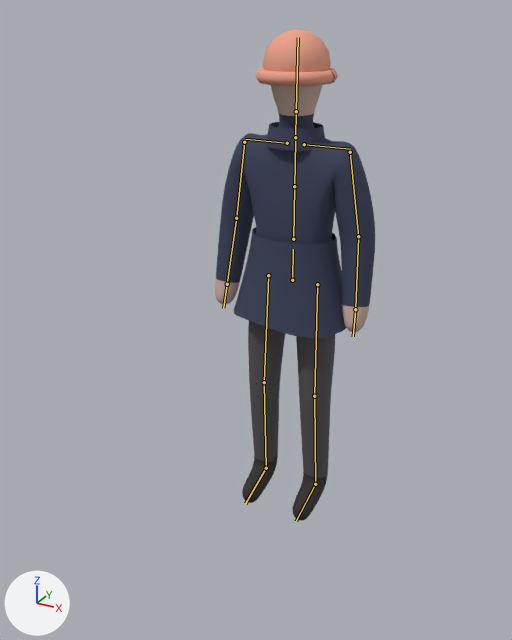
Renders of the FBX model export/fbx/keeper.fbx from each side of a commit.
Rendered twice from a 50 mm lens placed at (1.01, -2.11, 1.8), pointed at (-0.03, -0.2, 0.85). Every picture has the same lights, and +X, +Y and +Z are marked at lower left. The older version comes first. The bones that change, and the others that lie on the model, are drawn over the model as lines.

In view in the first picture: 'Keeper'.
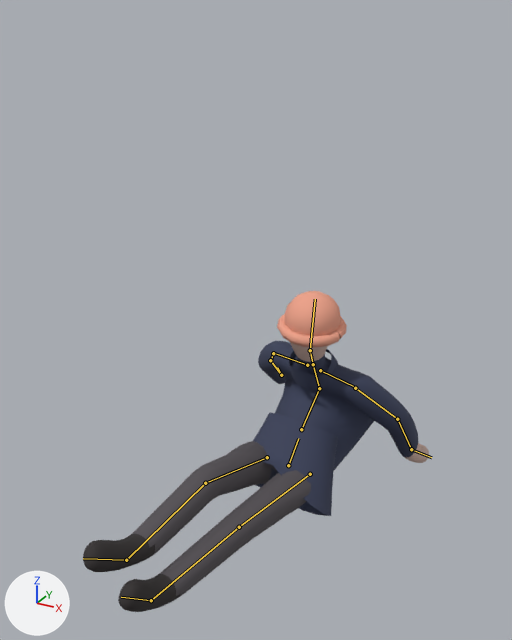
The newer file adds an action. The first version stands in its rest pose; the second is drawn at frame 1 of the action 'viggle_sitlook'.

Location of each change, (x1, y1, x2, y2) in pixels of the pictures (512 x 640 px):
'Keeper', posed (116% wider, 35% shorter)
    before: (215, 29, 375, 521)
    after: (83, 291, 429, 612)
bone 'hips', root to tip
    before: (292, 280) to (293, 249)
    after: (288, 465) to (298, 438)
bone 'spine', root to tip
    before: (293, 239) to (294, 186)
    after: (301, 429) to (319, 388)
bone 'chest', root to tip
    before: (294, 186) to (295, 141)
    after: (319, 388) to (313, 366)
bone 'neck', root to tip
    before: (295, 137) to (296, 111)
    after: (313, 364) to (310, 350)
bone 'head', root to tip
    before: (296, 111) to (298, 37)
    after: (310, 350) to (315, 299)
bone 'shoulder.L', root to tip
    before: (304, 144) to (350, 149)
    after: (320, 370) to (355, 387)
bone 'upperarm.L', root to tip
    before: (350, 152) to (358, 236)
    after: (355, 388) to (397, 419)
bone 'forearm.L', root to tip
    before: (358, 236) to (355, 309)
    after: (397, 419) to (411, 449)
bone 'hand.L', root to tip
    before: (355, 309) to (353, 336)
    after: (411, 449) to (431, 457)
bone 'shoulder.R', root to tip
    before: (287, 143) to (244, 139)
    after: (307, 365) to (272, 352)
bone 'upperarm.R', root to tip
    before: (244, 142) to (236, 218)
    after: (273, 353) to (270, 360)
bone 'forearm.R', root to tip
    before: (236, 218) to (227, 284)
    after: (270, 360) to (281, 375)
bone 'hand.R', root to tip
    before: (227, 284) to (223, 308)
    after: (281, 375) to (277, 367)
bone 'thigh.L', root to tip
    before: (317, 284) to (314, 396)
    after: (310, 474) to (239, 527)
bone 'foot.L', root to tip
    before: (315, 484) to (296, 521)
    after: (151, 600) to (121, 597)
bone 'thigh.R', root to tip
    before: (268, 275) to (264, 382)
    after: (267, 457) to (205, 483)
bone 'shin.R', root to tip
    before: (264, 382) to (266, 468)
    after: (205, 483) to (126, 560)
bone 'foot.R', root to tip
    before: (266, 468) to (245, 503)
    after: (126, 560) to (83, 558)

The change in detail:
Bone 'hips' (bone_hips) moves from (0.0, 0.0, 0.0) to (0.0, -0.779, 0.0).
Bone 'hips' (bone_hips) turns from (0, 0, 0) to (-41, 0, -4) degrees about its own x, y and z.
Bone 'spine' (bone_spine) turns from (0, 0, 0) to (-1, -3, -4) degrees about its own x, y and z.
Bone 'chest' (bone_chest) turns from (0, 0, 0) to (69, -3, -2) degrees about its own x, y and z.
Bone 'neck' (bone_neck) turns from (0, 0, 0) to (-5, -1, 1) degrees about its own x, y and z.
Bone 'head' (bone_head) turns from (0, 0, 0) to (-19, -2, -1) degrees about its own x, y and z.
Bone 'shoulder.L' (bone_shoulder_l) turns from (0, 0, 0) to (1, 19, -4) degrees about its own x, y and z.
Bone 'upperarm.L' (bone_upperarm_l) turns from (0, 0, 0) to (0, 24, -14) degrees about its own x, y and z.
Bone 'forearm.L' (bone_forearm_l) turns from (0, 0, 0) to (-9, -27, 9) degrees about its own x, y and z.
Bone 'hand.L' (bone_hand_l) turns from (0, 0, 0) to (21, -4, -54) degrees about its own x, y and z.
Bone 'shoulder.R' (bone_shoulder_r) turns from (0, 0, 0) to (2, -21, 2) degrees about its own x, y and z.
Bone 'upperarm.R' (bone_upperarm_r) turns from (0, 0, 0) to (2, -23, 17) degrees about its own x, y and z.
Bone 'forearm.R' (bone_forearm_r) turns from (0, 0, 0) to (0, 38, -12) degrees about its own x, y and z.
Bone 'hand.R' (bone_hand_r) turns from (0, 0, 0) to (20, 24, 54) degrees about its own x, y and z.
Bone 'thigh.L' (bone_thigh_l) turns from (0, 0, 0) to (-50, 5, 9) degrees about its own x, y and z.
Bone 'foot.L' (bone_foot_l) turns from (0, 0, 0) to (28, 8, 1) degrees about its own x, y and z.
Bone 'thigh.R' (bone_thigh_r) turns from (0, 0, 0) to (-66, 5, 2) degrees about its own x, y and z.
Bone 'shin.R' (bone_shin_r) turns from (0, 0, 0) to (16, 1, 0) degrees about its own x, y and z.
Bone 'foot.R' (bone_foot_r) turns from (0, 0, 0) to (35, 10, 18) degrees about its own x, y and z.
